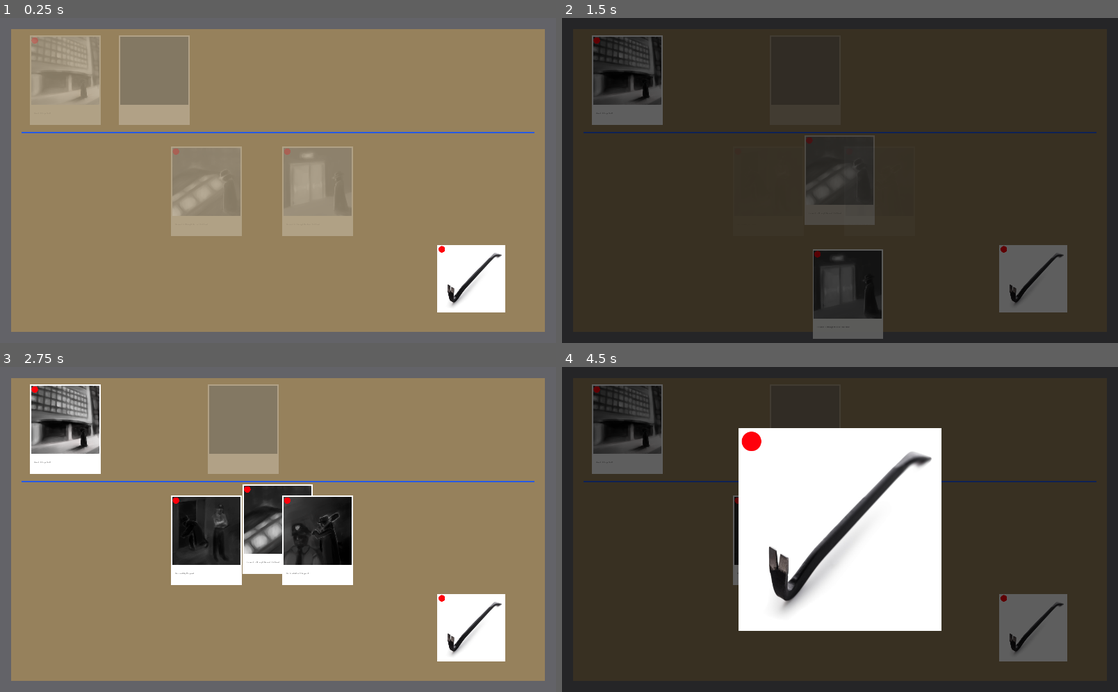
Above: before the commit, frames 1-4 (two rows, left to right).
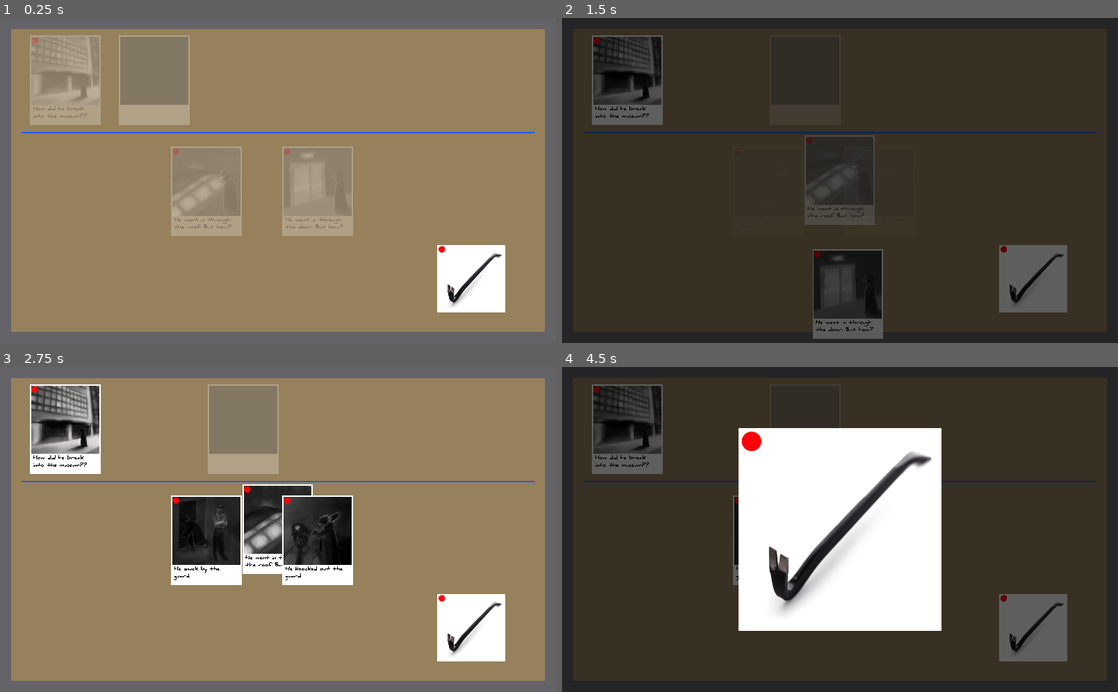
Above: after the commit, the same moments.

Repository: IanWark/VGADGameJamWinter2019
Game: Godot game, scene res://scenes/game_screen.tscn
Same seed, same stepped clock (60 frames per second), same inputs: the game is played once before the commit and once after it.
Inputs (mouse positions are in pixels of both pictures, inside the frame that each line leads up to):
- Up to frame 1 (0.25 s): no input
- Up to frame 2 (1.5 s): move the mouse to (628, 79) at 0.52 s; press the mouse at (628, 79) at 0.53 s; tap Enter at 1.25 s; move the mouse to (717, 79) at 1.27 s; release the mouse at (717, 79) at 1.28 s; right-click (717, 79) at 1.35 s
- Up to frame 3 (2.75 s): tap Space at 2 s; move the mouse to (244, 428) at 2.02 s; press the mouse at (244, 428) at 2.03 s
- Up to frame 4 (4.5 s): tap Enter at 2.75 s; move the mouse to (840, 529) at 2.77 s; release the mouse at (840, 529) at 2.78 s; right-click (840, 529) at 2.85 s; move the mouse to (1034, 627) at 3.52 s; press the mouse at (1034, 627) at 3.53 s; tap Space at 4.25 s; move the mouse to (1001, 597) at 4.27 s; release the mouse at (1001, 597) at 4.28 s; right-click (1001, 597) at 4.35 s

The runs differ from the first frame. In frame 1, 0.2% of the frame differs, in the area x 6-62%, y 27-65%; in frame 2, 0.2%; in frame 3, 0.3%, in the area x 6-62%, y 27-66%; in frame 4, less than 0.1%.
Error in both runs: Attempt to call function 'hide' in base 'null instance' on a null instance. (res://scripts/clue.gd:30)

Commit message:
Add a bunch of fonts

Diff:
--- a/scenes/events/event.tscn
+++ b/scenes/events/event.tscn
@@ -1,17 +1,26 @@
-[gd_scene load_steps=10 format=2]
+[gd_scene load_steps=12 format=2]
 
 [ext_resource path="res://art/event_shape.png" type="Texture" id=1]
 [ext_resource path="res://scripts/event.gd" type="Script" id=2]
 [ext_resource path="res://art/event_background.png" type="Texture" id=3]
 [ext_resource path="res://art/events/event_0_jam.png" type="Texture" id=4]
-[ext_resource path="res://art/pin.png" type="Texture" id=5]
+[ext_resource path="res://fonts/danielbk.ttf" type="DynamicFontData" id=5]
+[ext_resource path="res://art/pin.png" type="Texture" id=6]
 
 [sub_resource type="RectangleShape2D" id=1]
 
 custom_solver_bias = 0.0
 extents = Vector2( 260, 340 )
 
-[sub_resource type="Animation" id=4]
+[sub_resource type="DynamicFont" id=2]
+
+size = 36
+use_mipmaps = false
+use_filter = false
+font_data = ExtResource( 5 )
+_sections_unfolded = [ "Font", "Settings" ]
+
+[sub_resource type="Animation" id=3]
 
 resource_name = "create"
 length = 1.0
@@ -30,9 +39,8 @@
 "values": [ Color( 1, 1, 1, 0 ), Color( 1, 1, 1, 1 ) ]
 }
 
-[sub_resource type="Animation" id=3]
+[sub_resource type="Animation" id=4]
 
-resource_name = "destroy"
 length = 1.0
 loop = false
 step = 0.1
@@ -49,9 +57,8 @@
 "values": [ Color( 1, 1, 1, 1 ), Color( 1, 1, 1, 0 ) ]
 }
 
-[sub_resource type="Animation" id=2]
+[sub_resource type="Animation" id=5]
 
-resource_name = "fade_in"
 length = 1.0
 loop = false
 step = 0.1
@@ -99,33 +106,41 @@
 texture = ExtResource( 4 )
 _sections_unfolded = [ "Transform" ]
 
-[node name="Label" type="Label" parent="." index="3"]
+[node name="Label" type="RichTextLabel" parent="." index="3"]
 
 anchor_left = 0.0
 anchor_top = 1.0
 anchor_right = 1.0
 anchor_bottom = 1.0
-margin_left = -230.0
-margin_top = -422.0
-margin_right = -285.0
-margin_bottom = -408.0
+margin_left = -238.0
+margin_top = -471.0
+margin_right = -290.0
+margin_bottom = -334.0
 rect_pivot_offset = Vector2( 0, 0 )
-rect_clip_content = false
-mouse_filter = 2
+rect_clip_content = true
+mouse_filter = 0
 mouse_default_cursor_shape = 0
 size_flags_horizontal = 1
-size_flags_vertical = 4
-custom_colors/font_color = Color( 0, 0, 0, 1 )
-text = "How did he get in??"
+size_flags_vertical = 1
+custom_fonts/normal_font = SubResource( 2 )
+custom_colors/default_color = Color( 0, 0, 0, 1 )
+bbcode_enabled = false
+bbcode_text = ""
+visible_characters = -1
 percent_visible = 1.0
-lines_skipped = 0
-max_lines_visible = -1
-_sections_unfolded = [ "custom_colors" ]
+meta_underlined = true
+tab_size = 4
+text = "How did he break into the museum??"
+scroll_active = false
+scroll_following = true
+selection_enabled = false
+override_selected_font_color = false
+_sections_unfolded = [ "custom_colors", "custom_fonts" ]
 
 [node name="Pin" type="Sprite" parent="." index="4"]
 
 position = Vector2( -223.804, -293.952 )
-texture = ExtResource( 5 )
+texture = ExtResource( 6 )
 _sections_unfolded = [ "Transform" ]
 
 [node name="AnimationPlayer" type="AnimationPlayer" parent="." index="5"]
@@ -135,9 +150,9 @@
 playback_process_mode = 1
 playback_default_blend_time = 0.0
 playback_speed = 1.0
-anims/create = SubResource( 4 )
-anims/destroy = SubResource( 3 )
-anims/fade_in = SubResource( 2 )
+anims/create = SubResource( 3 )
+anims/destroy = SubResource( 4 )
+anims/fade_in = SubResource( 5 )
 blend_times = [  ]
 
 [connection signal="mouse_entered" from="Area2D" to="." method="_on_Area2D_mouse_entered"]
Binary file added: fonts/ANUDI___.ttf
Binary file added: fonts/ANUDRG__.ttf
Binary file added: fonts/ArchitectsDaughter.ttf
Not shown, added: fonts/Readme.txt
Binary file added: fonts/Romantick.ttf
Binary file added: fonts/TrashHand.TTF
Binary file added: fonts/daniel.ttf
Binary file added: fonts/danielbd.ttf
Binary file added: fonts/danielbk.ttf
